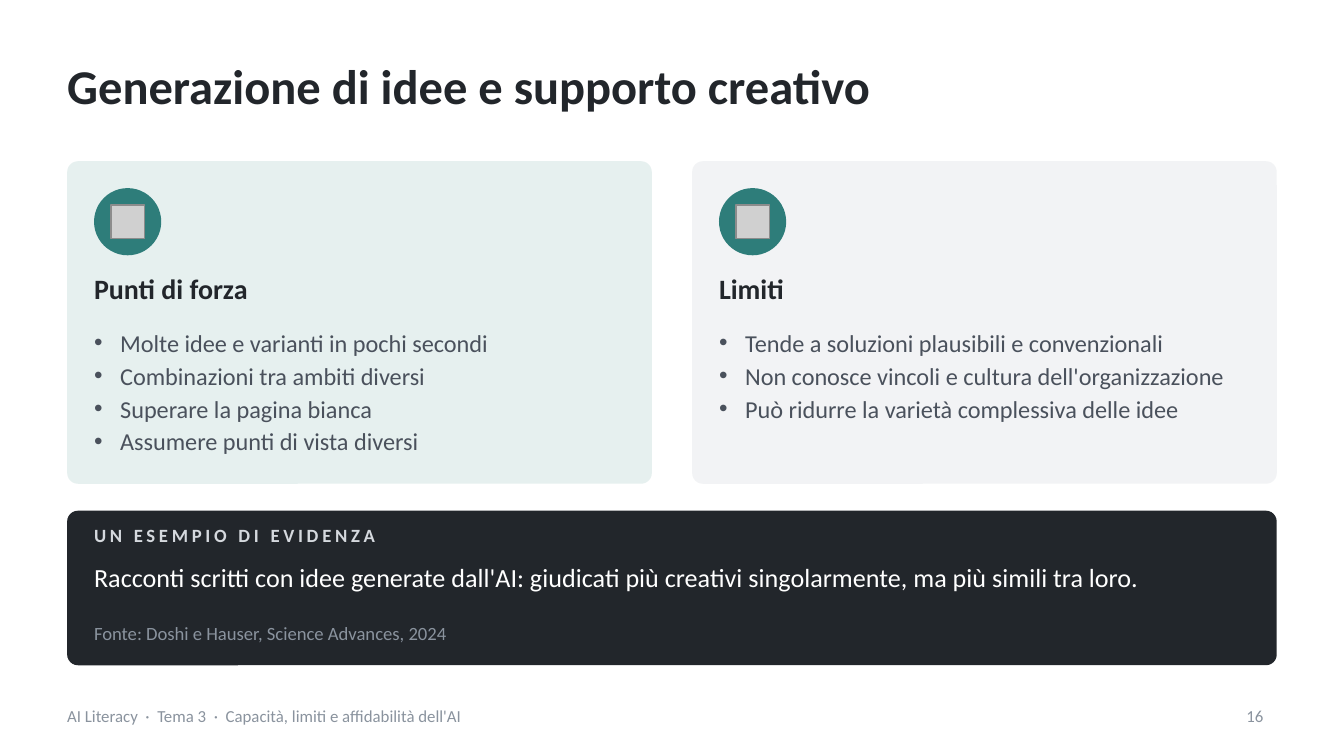
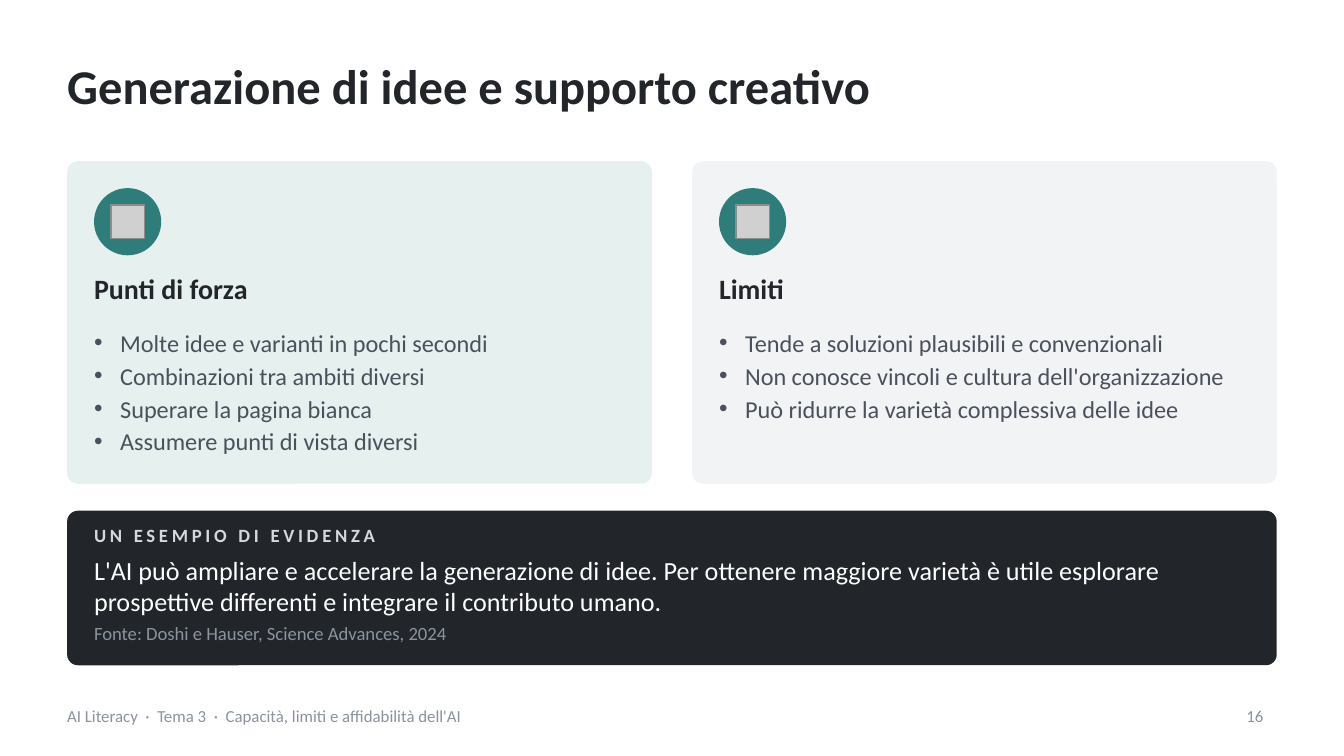
Before and after one commit to NetAi-IT/Formazione-AI-Literacy-Official, a slide deck: slide 16 of Base/Tema3_Capacita_limiti_affidabilita_AI.pptx. Drawn at 1344x756 pixels with LibreOffice and Linux fonts; fonts in the diff are those of the drawing; grey boxes stand for pictures. Boxes give left, top, right and bottom in pixels: in the first picture for what was removed or moved away, otherwise in the second. Text is boxed around its words. In the diff, an @@ line names an element or a change of style, - is before the commit and + after.

```diff
--- a/Base/Tema3_Capacita_limiti_affidabilita_AI.pptx
+++ b/Base/Tema3_Capacita_limiti_affidabilita_AI.pptx
@@ text at <box>94,562,1159,616</box>: text changed @@
-Racconti scritti con idee generate dall'AI: giudicati più creativi singolarmente, ma più simili tra loro.
+L'AI può ampliare e accelerare la generazione di idee. Per ottenere maggiore varietà è utile esplorare prospettive differenti e integrare il contributo umano.
```
Also in this commit, not shown: 19 other slides changed, 3 other files.
